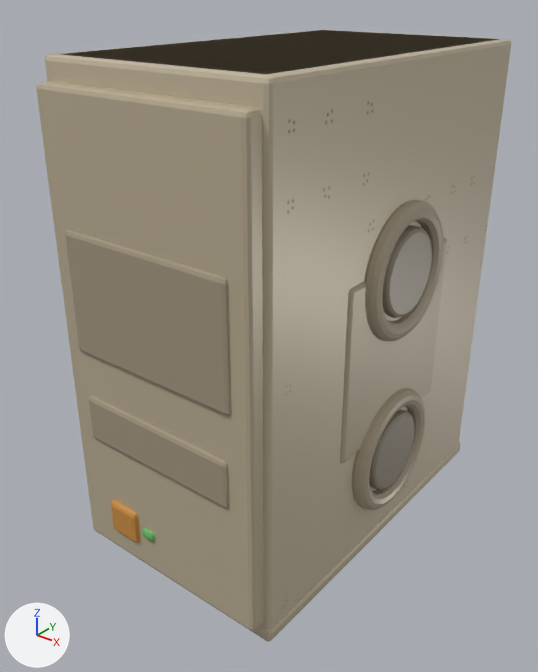
Two versions of the glTF model unity/Assets/Art/Cc0/compute-kit/compute-pc-tower-era1/compute-pc-tower-era1.glb, one commit apart.
Rendered twice from a 50 mm lens placed at (0.436, -0.595, 0.58), pointed at (-0.009, -0.038, 0.234). The axes (+X, +Y, +Z) are drawn at lower left. The lights are the same throughout. The picture after the commit comes second. Vertices at exactly the same position are counted once.

Names of what the first picture shows: 'mesh_compute-pc-tower-era1'.
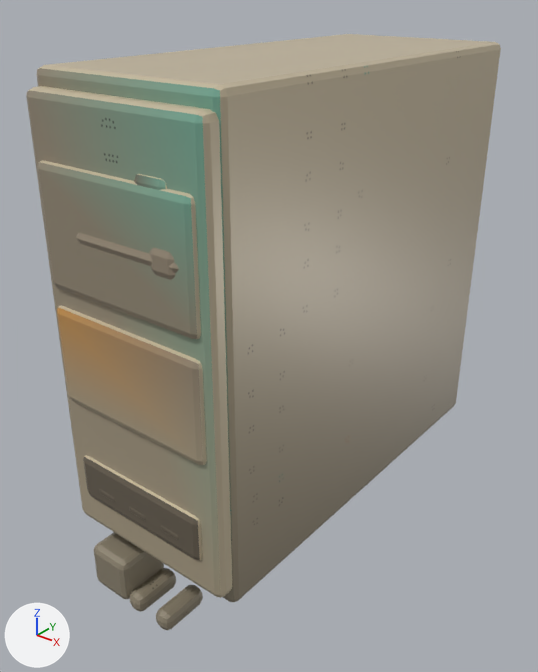
Pixel boxes (x1, y1, x2, y2) of what changed, in the pictures (538 x 672 px; the box of a moved part takes in the faces that stretch with it):
'mesh_compute-pc-tower-era1', reshaped, moved: before (36, 30, 511, 642); after (26, 34, 501, 630)
part 1 of me_cube, moved or reshaped: before (111, 500, 140, 542); after (94, 532, 164, 599)
part 2 of me_cube, rebuilt: before (45, 30, 511, 630); after (37, 34, 501, 602)
part 3 of me_cube, rebuilt (41% taller): before (88, 396, 230, 509); after (57, 305, 207, 465)
part 4 of me_cube, rebuilt (10% narrower, 7% shorter): before (36, 81, 264, 631); after (26, 86, 232, 598)
part 5 of me_cube, rebuilt: before (65, 230, 231, 416); after (37, 160, 201, 339)
part 6 of me_cube, deleted: before (62, 30, 498, 642)
part 7 of me_cube, added (brown): after (83, 455, 202, 560)
part 8 of me_cube, built on (brown): after (76, 174, 179, 280)
part 9 of me_cube, added (brown): after (130, 568, 203, 630)

The change, as a diff of the scene's bpy script:
```diff
--- a/unity/Assets/Art/Cc0/compute-kit/compute-pc-tower-era1/compute-pc-tower-era1.glb.py
+++ b/unity/Assets/Art/Cc0/compute-kit/compute-pc-tower-era1/compute-pc-tower-era1.glb.py
@@ me_cube @@
 # used by ob_mesh_compute_pc_tower_era1; location = (0.0, 0.0, 0.0)
-me_cube.from_pydata(...)  # 2396 vertices, 4720 faces; spans x -0.122..0.133, y -0.221..0.202, z 0.0..0.52
+me_cube.from_pydata(...)  # 772 vertices, 1488 faces; spans x -0.1..0.1, y -0.246..0.225, z -0.065..0.45
+# me_cube part 1: the loose piece of 56 vertices spanning x -0.072..-0.034, y -0.221..-0.179, z 0.061..0.099 is scaled about its middle by (1.28, 1.3, 1.28), then moved by (0.001, -0.018, -0.115)
+# me_cube part 2: the loose piece of 56 vertices spanning x -0.12..0.12, y -0.2..0.2, z 0.014..0.52 is rebuilt with 56 vertices and now spans x -0.1..0.1, y -0.225..0.225, z 0.0..0.45
+# me_cube part 3: the loose piece of 56 vertices spanning x -0.09..0.09, y -0.22..-0.178, z 0.165..0.215 is rebuilt with 56 vertices and now spans x -0.088..0.088, y -0.244..-0.19, z 0.156..0.254
+# me_cube part 4: the loose piece of 56 vertices spanning x -0.114..0.114, y -0.216..-0.18, z 0.034..0.5 is rebuilt with 56 vertices and now spans x -0.097..0.097, y -0.239..-0.191, z 0.015..0.435
+# me_cube part 5: the loose piece of 56 vertices spanning x -0.095..0.095, y -0.22..-0.178, z 0.26..0.38 is rebuilt with 56 vertices and now spans x -0.088..0.088, y -0.244..-0.19, z 0.269..0.381
+# me_cube part 6: 14 loose pieces with 2072 vertices, spanning x -0.122..0.133, y -0.22..0.202, z 0.0..0.52, are deleted
+# me_cube part 7: 224 vertices added at x -0.078..0.078, y -0.244..-0.19, z 0.05..0.1
+# me_cube part 8: 44 vertices removed from x -0.07..0.07, y -0.206..-0.197, z 0.307..0.321; 156 vertices added at x -0.045..0.075, y -0.246..-0.19, z 0.312..0.388
+# me_cube part 9: 112 vertices added at x -0.028..0.03, y -0.245..-0.191, z -0.065..-0.045
 me_cube.materials.append(mat_m_compute_pc_tower_era1)
@@ ob_mesh_compute_pc_tower_era1 @@
 ob_mesh_compute_pc_tower_era1 = bpy.data.objects.new('mesh_compute-pc-tower-era1', me_cube)
-ob_mesh_compute_pc_tower_era1.location = (0.0, 0.0, 0.0)
+ob_mesh_compute_pc_tower_era1.location = (0.0, 0.0, 0.065)
```
